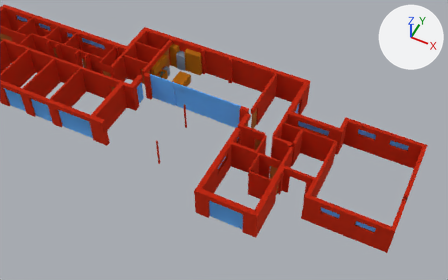
What one commit did to the glTF model models/ground_floor.glb.
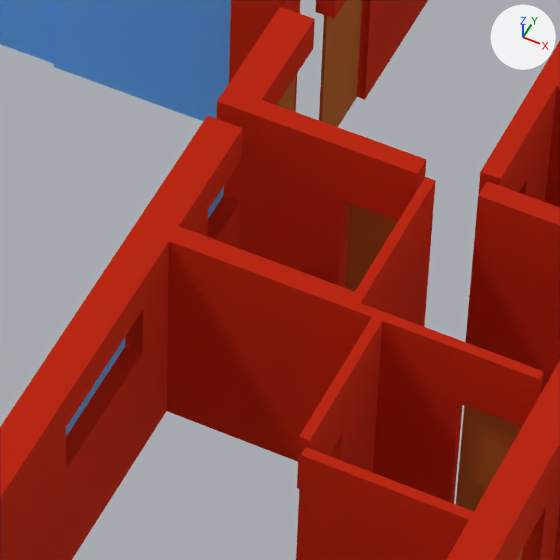
Old and new are each drawn whole from a 50 mm camera at (45.19, -25.7, 42.47) aimed at (28.96, 6.77, 1.89) and again close up on the part from 47% to 63% of the width and 40% to 66% of the height. The lights are fixed; the arrows at upper right show +X, +Y and +Z. The first two pictures are the older version. Where no turn or scale is listed for an object, it has been applied to the vertices.

Names of what the first close-up shows: 'glazing.008', 'masonry.005', 'masonry.007', 'masonry.008', 'masonry.014', 'masonry.015', 'masonry.052', 'masonry.053', 'masonry.055', 'masonry.056', 'masonry.057', 'masonry.061' and 12 more.
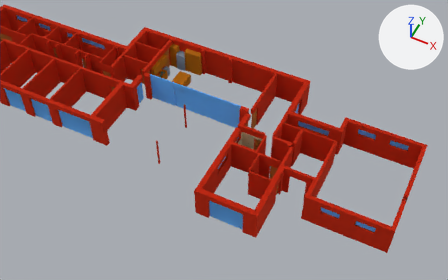
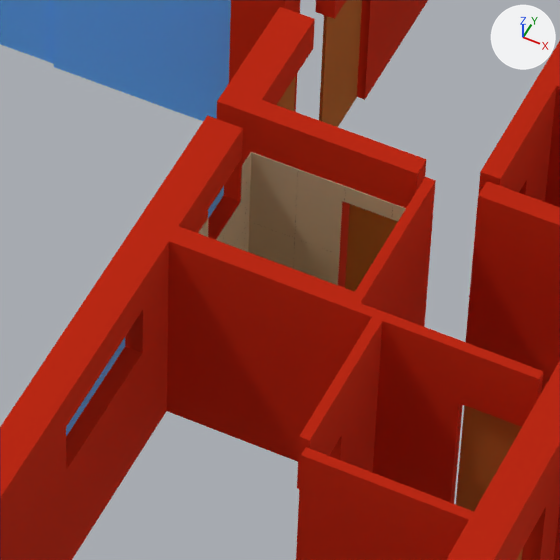
What differs and where, as boxes [x1, y1, x2, y2] in the close-ups (560 x 560 px):
'tile.027', added (beige): after [249, 152, 298, 238]
'tile.028', added (beige): after [295, 169, 345, 254]
'tile.024', added (beige): after [248, 222, 295, 268]
'tile.025', added (beige): after [294, 239, 340, 285]
'tile.045', added (beige): after [223, 159, 247, 246]
'tile.029', added (beige): after [344, 186, 393, 219]
'tile.046', added: after [245, 153, 251, 227]
'tile.030', added: after [392, 204, 406, 221]
'tile.044', added: after [202, 218, 224, 242]
'tile.041', added (mostly hidden): after [233, 229, 245, 250]
'tile.042', added: after [244, 222, 249, 252]

Diff of the bpy script that builds the scene:
```diff
--- a/models/ground_floor.glb.py
+++ b/models/ground_floor.glb.py
@@ me_tile_042 @@
+me_tile_042.from_pydata([(30.15, 7.831, -0.024), (30.158, 7.831, -0.024), (30.158, 7.95, -0.022), (30.15, 7.95, -0.022), (30.158, 7.95, 1.158), (30.15, 7.95, 1.158), (30.158, 7.831, 1.158), (30.15, 7.831, 1.158)], [], [(3, 1, 0), (3, 2, 1), (5, 2, 3), (5, 4, 2), (7, 4, 5), (7, 6, 4), (0, 6, 7), (0, 1, 6), (7, 3, 0), (7, 5, 3), (6, 1, 2), (6, 2, 4)])
+me_tile_042.materials.append(mat_mat_6)  # beige #decdb0
@@ me_tile_041 @@
+me_tile_041.from_pydata([(30.15, 7.229, -0.03), (30.158, 7.229, -0.03), (30.158, 7.229, 1.158), (30.15, 7.229, 1.158), (30.158, 7.829, 1.158), (30.15, 7.829, 1.158), (30.158, 7.829, -0.024), (30.15, 7.829, -0.024)], [], [(2, 0, 1), (3, 0, 2), (5, 3, 2), (5, 2, 4), (7, 5, 4), (7, 4, 6), (1, 7, 6), (0, 7, 1), (7, 3, 5), (0, 3, 7), (6, 4, 2), (1, 6, 2)])
+me_tile_041.materials.append(mat_mat_6)  # beige #decdb0
@@ me_tile_025 @@
+me_tile_025.from_pydata([(30.752, 7.95, -0.016), (30.752, 7.942, -0.016), (31.325, 7.942, -0.009), (31.325, 7.95, -0.009), (31.325, 7.942, 1.158), (31.325, 7.95, 1.158), (30.752, 7.942, 1.158), (30.752, 7.95, 1.158)], [], [(3, 1, 0), (3, 2, 1), (5, 2, 3), (5, 4, 2), (7, 4, 5), (7, 6, 4), (1, 6, 7), (0, 1, 7), (3, 7, 5), (3, 0, 7), (2, 4, 6), (2, 6, 1)])
+me_tile_025.materials.append(mat_mat_6)  # beige #decdb0
@@ me_tile_024 @@
+me_tile_024.from_pydata([(30.15, 7.95, -0.022), (30.15, 7.942, -0.022), (30.75, 7.942, -0.016), (30.75, 7.95, -0.016), (30.75, 7.942, 1.158), (30.75, 7.95, 1.158), (30.15, 7.942, 1.158), (30.15, 7.95, 1.158)], [], [(2, 1, 0), (3, 2, 0), (4, 2, 3), (5, 4, 3), (7, 4, 5), (7, 6, 4), (0, 6, 7), (0, 1, 6), (3, 7, 5), (3, 0, 7), (2, 4, 6), (2, 6, 1)])
+me_tile_024.materials.append(mat_mat_6)  # beige #decdb0
@@ ob_tile_046 @@
+ob_tile_046 = bpy.data.objects.new('tile.046', me_tile_046)  # a box spanning x 30.15..30.158, y 7.831..7.95, z 1.16..2.36; in mat_mat_6 (beige #decdb0)
+ob_tile_046.location = (0.0, 0.0, 0.0)
@@ ob_tile_045 @@
+ob_tile_045 = bpy.data.objects.new('tile.045', me_tile_045)  # 12 vertices, 20 faces; spans x 30.15..30.158, y 7.229..7.829, z 1.16..2.36; in mat_mat_6 (beige #decdb0)
+ob_tile_045.location = (0.0, 0.0, 0.0)
@@ ob_tile_044 @@
+ob_tile_044 = bpy.data.objects.new('tile.044', me_tile_044)  # 12 vertices, 20 faces; spans x 30.15..30.158, y 6.627..7.227, z 1.16..2.36; in mat_mat_6 (beige #decdb0)
+ob_tile_044.location = (0.0, 0.0, 0.0)
@@ ob_tile_042 @@
+ob_tile_042 = bpy.data.objects.new('tile.042', me_tile_042)
+ob_tile_042.location = (0.0, 0.0, 0.0)
@@ ob_tile_041 @@
+ob_tile_041 = bpy.data.objects.new('tile.041', me_tile_041)
+ob_tile_041.location = (0.0, 0.0, 0.0)
@@ ob_tile_030 @@
+ob_tile_030 = bpy.data.objects.new('tile.030', me_tile_030)  # 12 vertices, 20 faces; spans x 31.956..32.325, y 7.942..7.95, z 1.16..2.36; in mat_mat_6 (beige #decdb0)
+ob_tile_030.location = (0.0, 0.0, 0.0)
@@ ob_tile_029 @@
+ob_tile_029 = bpy.data.objects.new('tile.029', me_tile_029)  # a box spanning x 31.354..31.954, y 7.942..7.95, z 2.1..2.36; in mat_mat_6 (beige #decdb0)
+ob_tile_029.location = (0.0, 0.0, 0.0)
@@ ob_tile_028 @@
+ob_tile_028 = bpy.data.objects.new('tile.028', me_tile_028)  # 12 vertices, 20 faces; spans x 30.752..31.352, y 7.942..7.95, z 1.16..2.36; in mat_mat_6 (beige #decdb0)
+ob_tile_028.location = (0.0, 0.0, 0.0)
@@ ob_tile_027 @@
+ob_tile_027 = bpy.data.objects.new('tile.027', me_tile_027)  # a box spanning x 30.15..30.75, y 7.942..7.95, z 1.16..2.36; in mat_mat_6 (beige #decdb0)
+ob_tile_027.location = (0.0, 0.0, 0.0)
@@ ob_tile_025 @@
+ob_tile_025 = bpy.data.objects.new('tile.025', me_tile_025)
+ob_tile_025.location = (0.0, 0.0, 0.0)
@@ ob_tile_024 @@
+ob_tile_024 = bpy.data.objects.new('tile.024', me_tile_024)
+ob_tile_024.location = (0.0, 0.0, 0.0)
```
